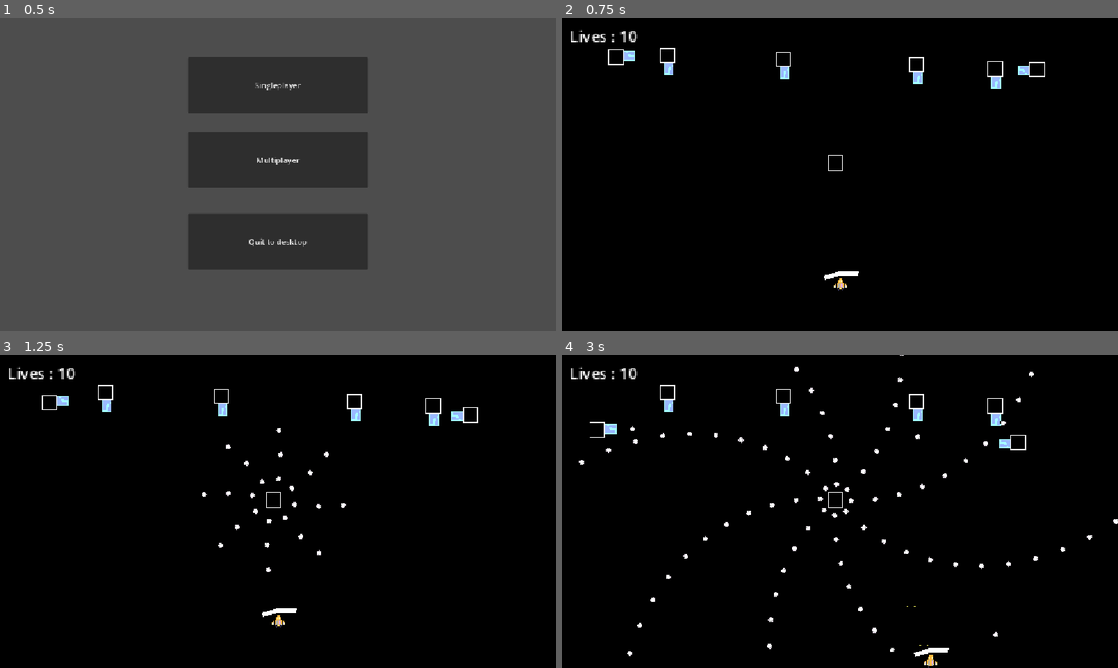
Above: before the commit, frames 1-4 (two rows, left to right).
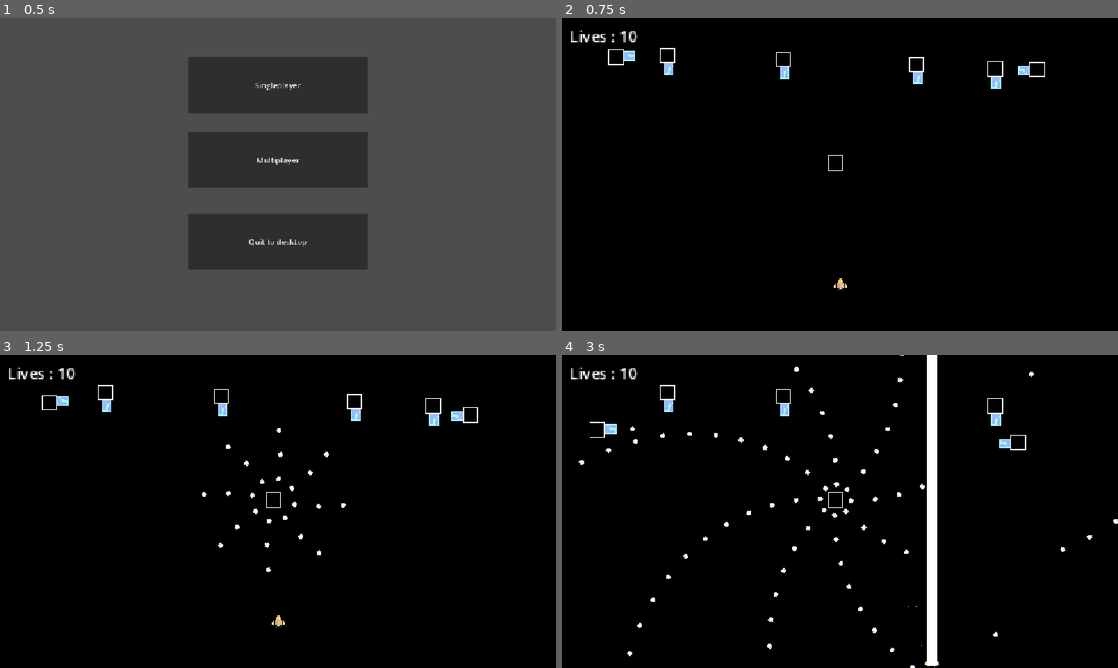
Above: after the commit, the same moments.

Repository: Draftier/Geometric-Invasion-CSS-497
Game: Godot game, scene res://scenes/UI/main_menu.tscn
Two runs of this game, one before a commit and one after it. Both use one fixed random seed, a clock stepped at 60 frames per second and the inputs below.
Inputs:
- Up to frame 1 (0.5 s): no input
- Up to frame 2 (0.75 s): click "Singleplayer" at 0.5 s
- Up to frame 3 (1.25 s): no input
- Up to frame 4 (3 s): hold Right (right) 1.28-2.03 s; tap X (ability) at 1.35, 2.1 s; hold Down (down) 2.03-2.78 s; hold Right (right) from 2.78 s (still down); hold Z (shoot) from 2.78 s (still down)

Frame 1 is identical in both runs. In frame 2, less than 0.1% of the frame differs, in the area x 47-54%, y 80-84%; in frame 3, less than 0.1%; in frame 4, 2.1%, in the area x 62-86%, y 0-100%.
Error before the commit: Attempt to call function 'can_activate' in base 'null instance' on a null instance. (res://scripts/player/player.gd:43)

Commit message:
Refactored ability class
- Added abstract fireability function and made it activate based on a flag so that children can have their own fireability functions
- Refactored laser ability code to be in fire ability function, made it so that parent owns physics process
- Player now reads an ability scene (should probably change to resource) and loads it and adds it as a child

Diff:
--- a/geometric-invasion/resources/abilities/laser.tres
+++ b/geometric-invasion/resources/abilities/laser.tres
@@ -8,5 +8,5 @@
 script = ExtResource("1_g52c8")
 ability_name = "laser"
 ability_scene = SubResource("PackedScene_wwtew")
-active_time = 5.0
+active_time = 10.0
 metadata/_custom_type_script = "uid://dnq5eqlemi7n0"
--- a/geometric-invasion/scenes/Ability/ability_laser.tscn
+++ b/geometric-invasion/scenes/Ability/ability_laser.tscn
@@ -6,7 +6,7 @@
 [ext_resource type="Script" uid="uid://dhan5ja6q4fjx" path="res://scripts/hurt_and_hit_box/hitbox.gd" id="4_32jri"]
 
 [sub_resource type="RectangleShape2D" id="RectangleShape2D_d8ny1"]
-size = Vector2(10, 110)
+size = Vector2(10, 2000)
 
 [node name="ability_laser" unique_id=1059193591 instance=ExtResource("1_ujilm")]
 script = ExtResource("2_qdf2t")
@@ -14,13 +14,13 @@
 data = ExtResource("3_a2jug")
 
 [node name="RayCast2D" type="RayCast2D" parent="." index="0" unique_id=344906584]
-target_position = Vector2(0, -104)
+target_position = Vector2(0, -2000)
 collision_mask = 32
 collide_with_areas = true
 collide_with_bodies = false
 
 [node name="Line2D" type="Line2D" parent="RayCast2D" index="0" unique_id=444543113]
-points = PackedVector2Array(0, 0, 0, 100)
+points = PackedVector2Array(0, 0, 0, -2000)
 begin_cap_mode = 1
 end_cap_mode = 2
 
@@ -31,5 +31,5 @@
 metadata/_custom_type_script = "uid://dhan5ja6q4fjx"
 
 [node name="CollisionShape2D" type="CollisionShape2D" parent="RayCast2D/Hitbox" index="0" unique_id=632185010]
-position = Vector2(0, -50)
+position = Vector2(0, -1000)
 shape = SubResource("RectangleShape2D_d8ny1")
--- a/geometric-invasion/scenes/Player/player.tscn
+++ b/geometric-invasion/scenes/Player/player.tscn
@@ -7,7 +7,6 @@
 [ext_resource type="Script" uid="uid://12171bvbqp8w" path="res://scripts/hurt_and_hit_box/hurtbox.gd" id="6_hvfru"]
 [ext_resource type="Texture2D" uid="uid://rjf6qb8ty32e" path="res://assets/sprites/eplosion_1.png" id="6_tuyoq"]
 [ext_resource type="Script" uid="uid://dhan5ja6q4fjx" path="res://scripts/hurt_and_hit_box/hitbox.gd" id="7_dl1wr"]
-[ext_resource type="PackedScene" uid="uid://ry7sdp1yowic" path="res://scenes/Ability/shield_ability.tscn" id="8_dl1wr"]
 
 [sub_resource type="CircleShape2D" id="CircleShape2D_a06cl"]
 radius = 9.0
@@ -175,6 +174,4 @@
 offset_right = -234.0
 offset_bottom = -131.0
 
-[node name="ability_shield" parent="." unique_id=1059193591 instance=ExtResource("8_dl1wr")]
-
 [connection signal="timeout" from="InvulnerabilityTimer" to="." method="_on_invulnerability_timer_timeout"]
--- a/geometric-invasion/scenes/game.tscn
+++ b/geometric-invasion/scenes/game.tscn
@@ -7,6 +7,7 @@
 [ext_resource type="PackedScene" uid="uid://bpouseiggfiit" path="res://scenes/Enemy/fixed_shoot_enemy.tscn" id="6_gee14"]
 [ext_resource type="PackedScene" uid="uid://u1mg53l5kgsv" path="res://scenes/Player/player_default_shooting_style.tscn" id="6_u5sy4"]
 [ext_resource type="Script" uid="uid://dviw3iwulqtp" path="res://scripts/player/player_class.gd" id="7_gee14"]
+[ext_resource type="PackedScene" uid="uid://k1v15hxm7uxj" path="res://scenes/Ability/ability_laser.tscn" id="8_0tnpc"]
 [ext_resource type="PackedScene" uid="uid://cu4vxxsdf4l7r" path="res://scenes/Enemy/rotater_shoot_enemy.tscn" id="8_gee14"]
 
 [sub_resource type="TileSetAtlasSource" id="TileSetAtlasSource_iywne"]
@@ -88,6 +89,7 @@
 position = Vector2(-1, 114)
 player_class = SubResource("Resource_qhqgy")
 lives = 10
+ability_scene = ExtResource("8_0tnpc")
 
 [node name="Enemy" parent="." unique_id=1367146779 instance=ExtResource("6_gee14")]
 position = Vector2(159, -108)
--- a/geometric-invasion/scripts/ability/ability_base.gd
+++ b/geometric-invasion/scripts/ability/ability_base.gd
@@ -5,21 +5,24 @@
 @export var data : Ability_Resource
 @export var is_charged : bool = true
 
-var ability_monitor : bool = false
+
+var is_active : bool = false
 
 #@onready var ability_hitbox : Hitbox = $Sprite2D/Hitbox
 
 # Disable ability at start
-#func _ready() -> void:
-	#ability_hitbox.monitorable = false
-	#ability_hitbox.monitoring = false
+func _ready() -> void:
+	set_physics_process(false)
+	self.visible = false
 
 # Function to activate the ability
-func activate() -> void:
+func activate() -> bool:
+	set_physics_process(true)
+
 	# Check if we can activate the ability
 	if can_activate() == false:
 		print("Ability cannot be activated")
-		return
+		return false
 
 	# Active the ability and make it visible
 	self.set_block_signals(false)
@@ -28,11 +31,16 @@
 	# Make it so that physics server checks for collision masks and layers
 	#ability_hitbox.monitorable = true
 	#ability_hitbox.monitoring = true
-	ability_monitor = true
 
-	# Allow ability to run for duration and after discharge the ability
+	is_active = true
+
+	# Wait for ability timer to stop
 	await get_tree().create_timer(data.active_time).timeout
+
+	# Discharge the ability
 	discharge()
+
+	return true
 
 # Function to check if we can activate ability
 func can_activate() -> bool:
@@ -53,7 +61,16 @@
 	#self.ability_hitbox.monitorable = false
 	#self.ability_hitbox.monitoring = false
 
-	ability_monitor = false
+	is_active = false
 
 	# Disable ability charge
 	is_charged = false
+
+	set_physics_process(false)
+
+func _physics_process(delta: float) -> void:
+	if is_active:
+		fire_ability(delta)
+
+func fire_ability(delta : float) -> void:
+	pass
--- a/geometric-invasion/scripts/ability/ability_laser.gd
+++ b/geometric-invasion/scripts/ability/ability_laser.gd
@@ -4,6 +4,7 @@
 @onready var ray_cast : RayCast2D = $RayCast2D
 @onready var line_2d: Line2D = $RayCast2D/Line2D
 @onready var collision_shape : CollisionShape2D = $RayCast2D/Hitbox/CollisionShape2D
+@onready var hitbox : Hitbox = $RayCast2D/Hitbox
 
 @export var color : Color = Color.WHITE: set = set_color
 
@@ -11,10 +12,15 @@
 var max_length : float = -2000.0
 
 func _ready() -> void:
+	super._ready()
+
+	hitbox.monitorable = is_active
+	hitbox.monitoring = is_active
+
 	set_color(color)
 
+func fire_ability(delta : float) -> void:
 
-func _physics_process(delta: float) -> void:
 	ray_cast.target_position.y = move_toward(
 		ray_cast.target_position.y,
 		max_length,
@@ -33,6 +39,19 @@
 	collision_shape.shape.size.y = laser_end_position.length()
 	collision_shape.position.y = -laser_end_position.length() / 2
 
+	hitbox.monitorable = is_active
+	hitbox.monitoring = is_active
+
+	self.visible = true
+
+func discharge() -> void:
+	super.discharge()
+
+	self.visible = false
+
+	hitbox.monitorable = is_active
+	hitbox.monitoring = is_active
+
 func set_color(new_color: Color) -> void:
 	color = new_color
 	if line_2d == null:
--- a/geometric-invasion/scripts/player/player.gd
+++ b/geometric-invasion/scripts/player/player.gd
@@ -17,12 +17,14 @@
 var invulnerable : bool = false
 
 # Variable to store current ability
-@onready var ability : Ability = $ability_laser
+@export var ability_scene : PackedScene
+var ability : Ability
 
 func _ready() -> void:
 	$CanvasLayer/Label.text = "Lives : " + str(lives)
+	ability = ability_scene.instantiate()
+	add_child(ability)
 	pass
-
 
 # Called every physics tick
 func _process(delta: float) -> void:
@@ -41,6 +43,7 @@
 	if Input.is_action_just_pressed("ability"):
 		print("Trying to activate ability")
 		if ability.can_activate():
+			print("activating")
 			ability.activate()
 
 	# Apply velocity to player
